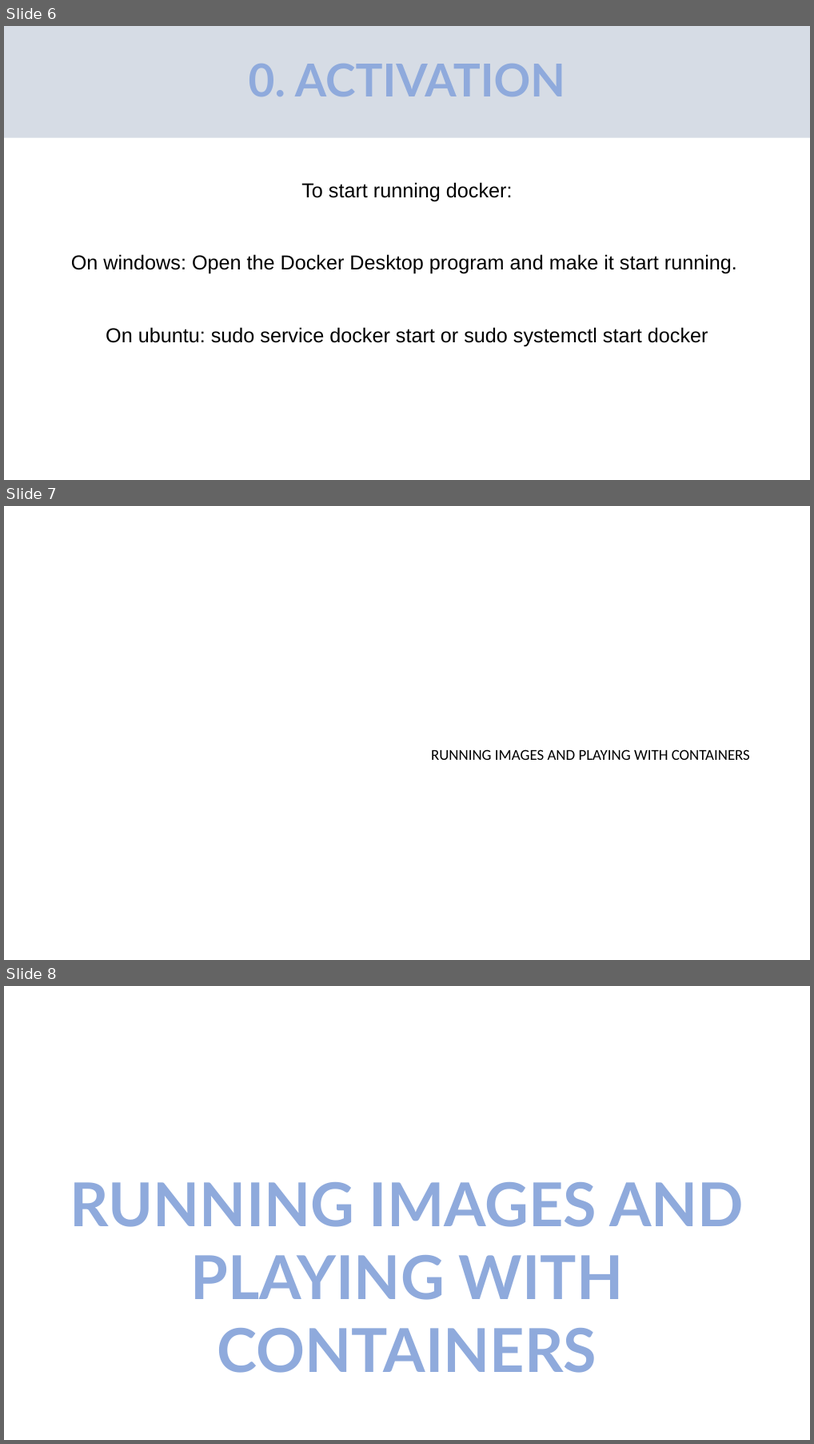
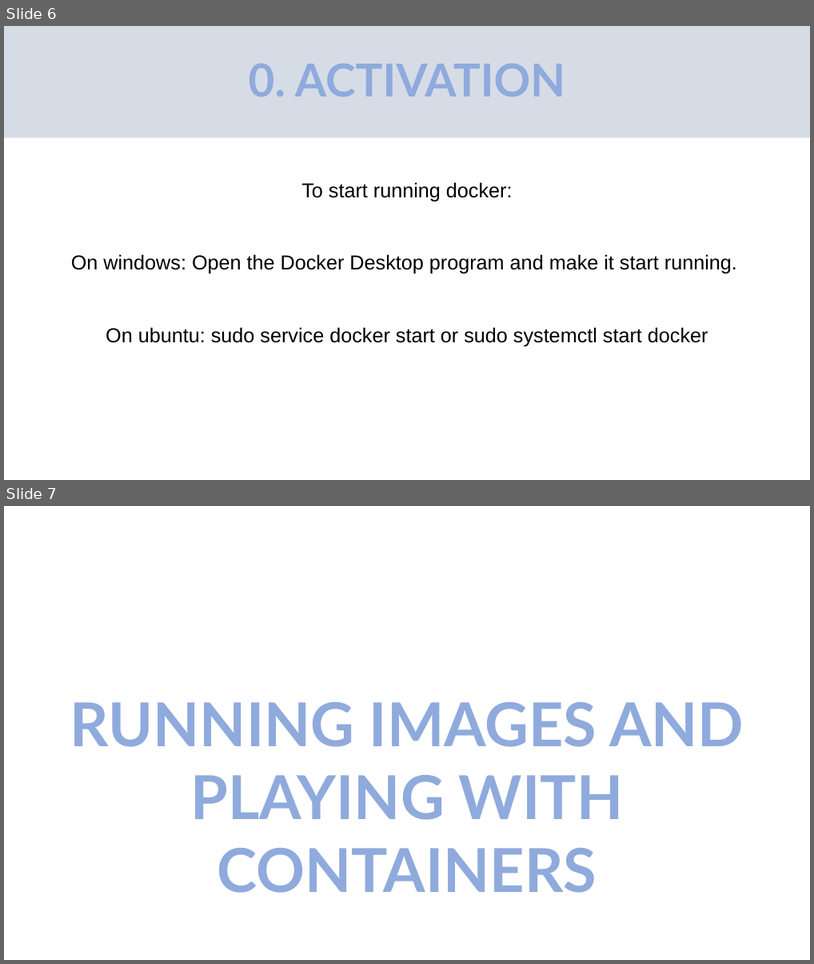
Before and after one commit to oriolordi/Docker_Commands_and_Notes, a slide deck: DOCKER Commands and Notes.pptx. Shown one above the other, each under a label of ours: slides 6, 7 and 8 before the commit, slides 6 and 7 after it. The pictures are 814x1444 and 814x964 pixels, drawn with LibreOffice and Linux fonts; fonts in the diff are those of the drawing. Boxes give left, top, right and bottom in pixels: in the first picture for what was removed or moved away, otherwise in the second. Text is boxed around its words. In the diff, an @@ line names an element or a change of style, - is before the commit and + after.

```diff
--- a/DOCKER Commands and Notes.pptx
+++ b/DOCKER Commands and Notes.pptx
@@ slide 7 removed at box(4, 506, 810, 960), background #FFFFFF @@
@@ text removed at box(431, 749, 750, 760) @@
-RUNNING IMAGES AND PLAYING WITH CONTAINERS
@@ what was slide 8 is now slide 7 @@
```
Also in this commit, not shown: 4 slides changed, 3 slides added.
